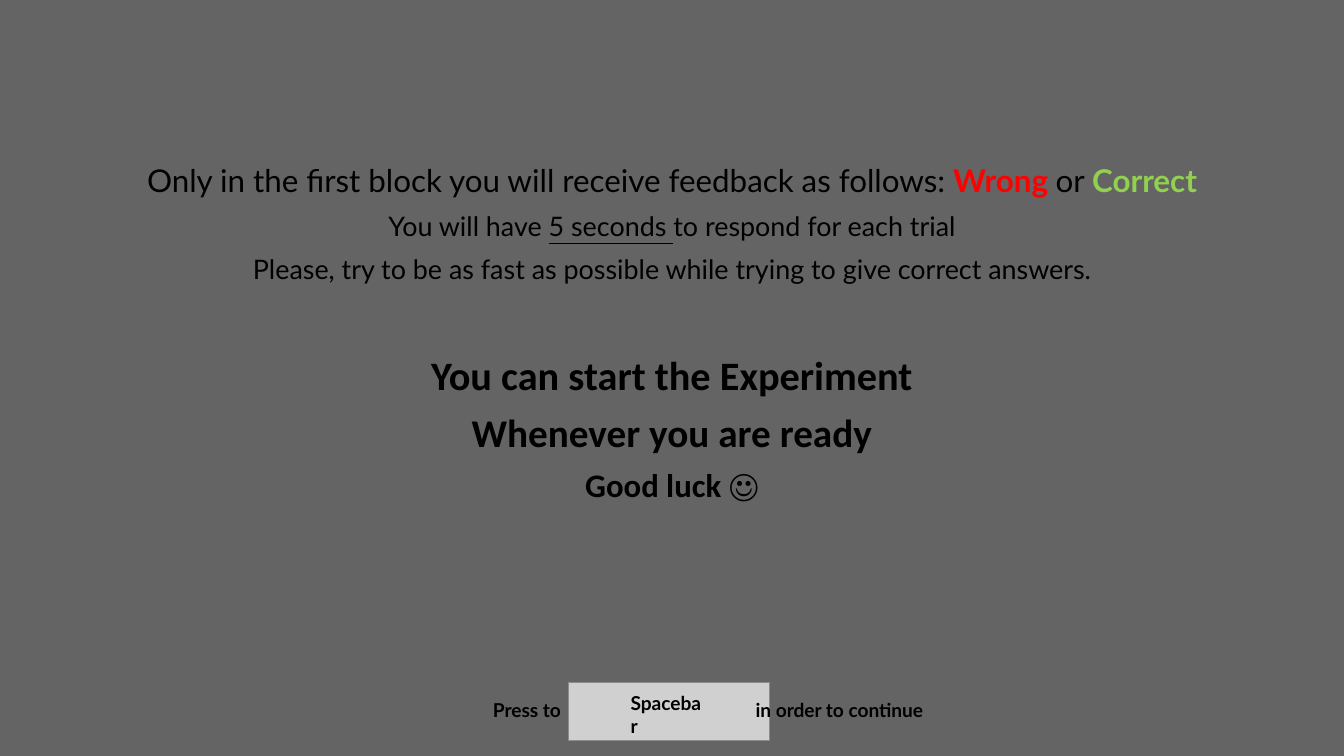
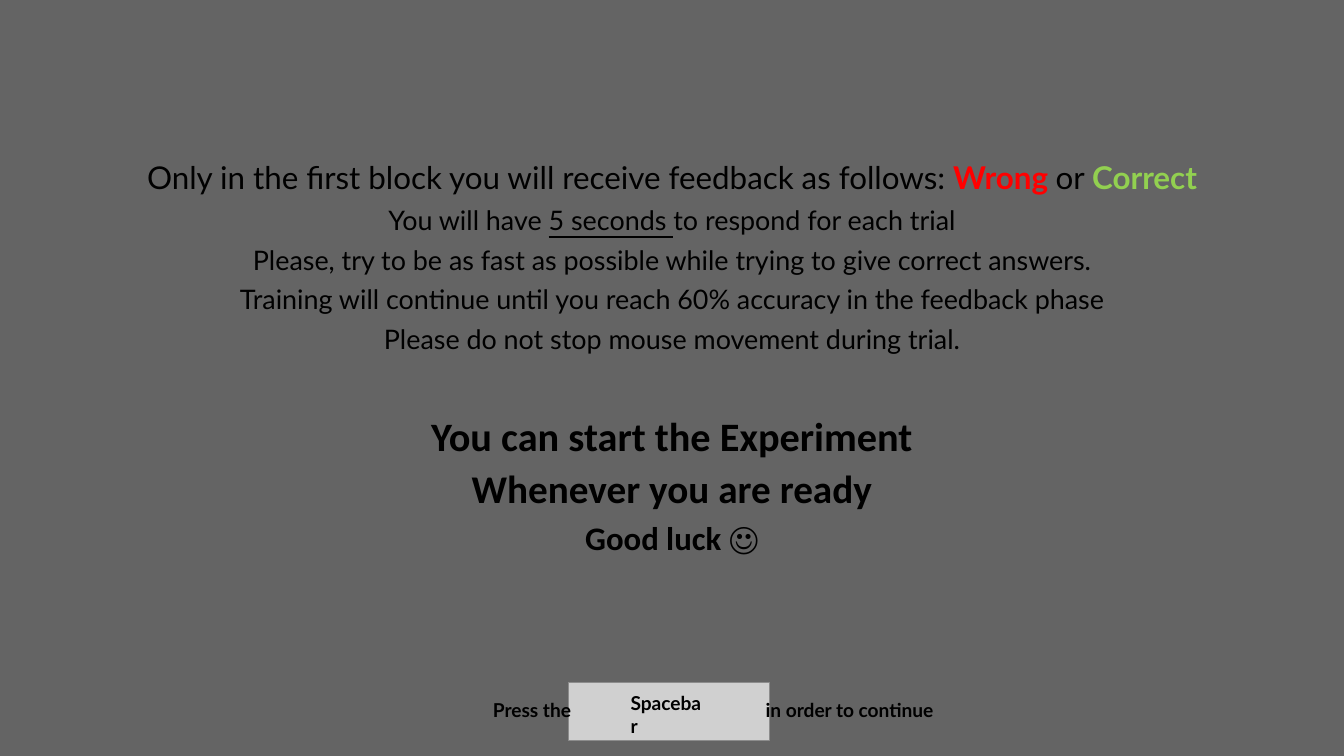
Before and after one commit to Ibrahim-V-Arslan/MT_Sequential_Effects, a slide deck: slide 3 of Squircle experiment/Instructions/Instruction Creator.pptx. Drawn at 1344x756 pixels with LibreOffice and Linux fonts; fonts in the diff are those of the drawing; grey boxes stand for pictures. Boxes give left, top, right and bottom in pixels: in the first picture for what was removed or moved away, otherwise in the second. Text is boxed around its words. In the diff, an @@ line names an element or a change of style, - is before the commit and + after.

Commit message:
Experiment finalized&deployed

```diff
--- a/Squircle experiment/Instructions/Instruction Creator.pptx
+++ b/Squircle experiment/Instructions/Instruction Creator.pptx
@@ text at box(147, 166, 1197, 550): line spacing 0.9 to 0.8 @@
@@ text at box(240, 289, 1104, 354): paragraphs added @@
+Training will continue until you reach 60% accuracy in the feedback phase
+Please do not stop mouse movement during trial.
@@ text at box(493, 701, 934, 722): text changed @@
-Press to in order to continue
+Press the in order to continue
```
Also in this commit, not shown: 4 other slides changed, 1 slide added, 50 other files.
